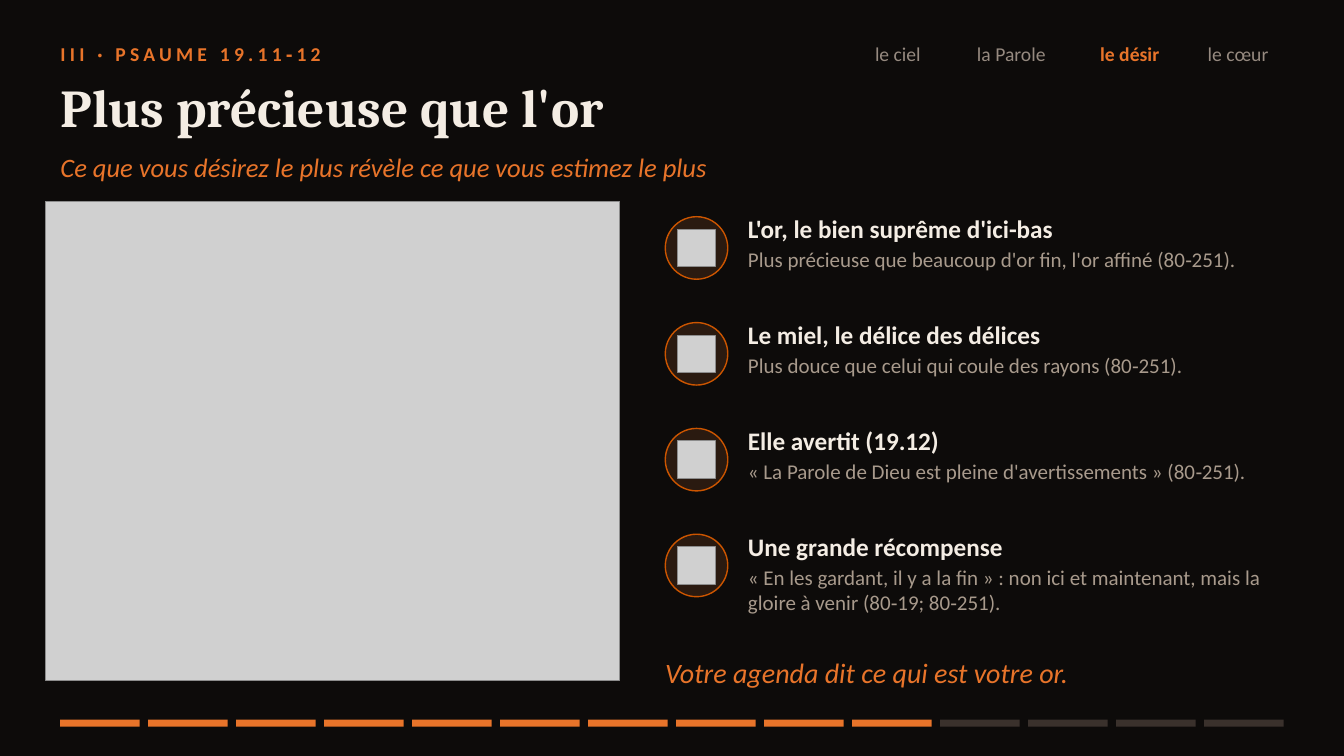
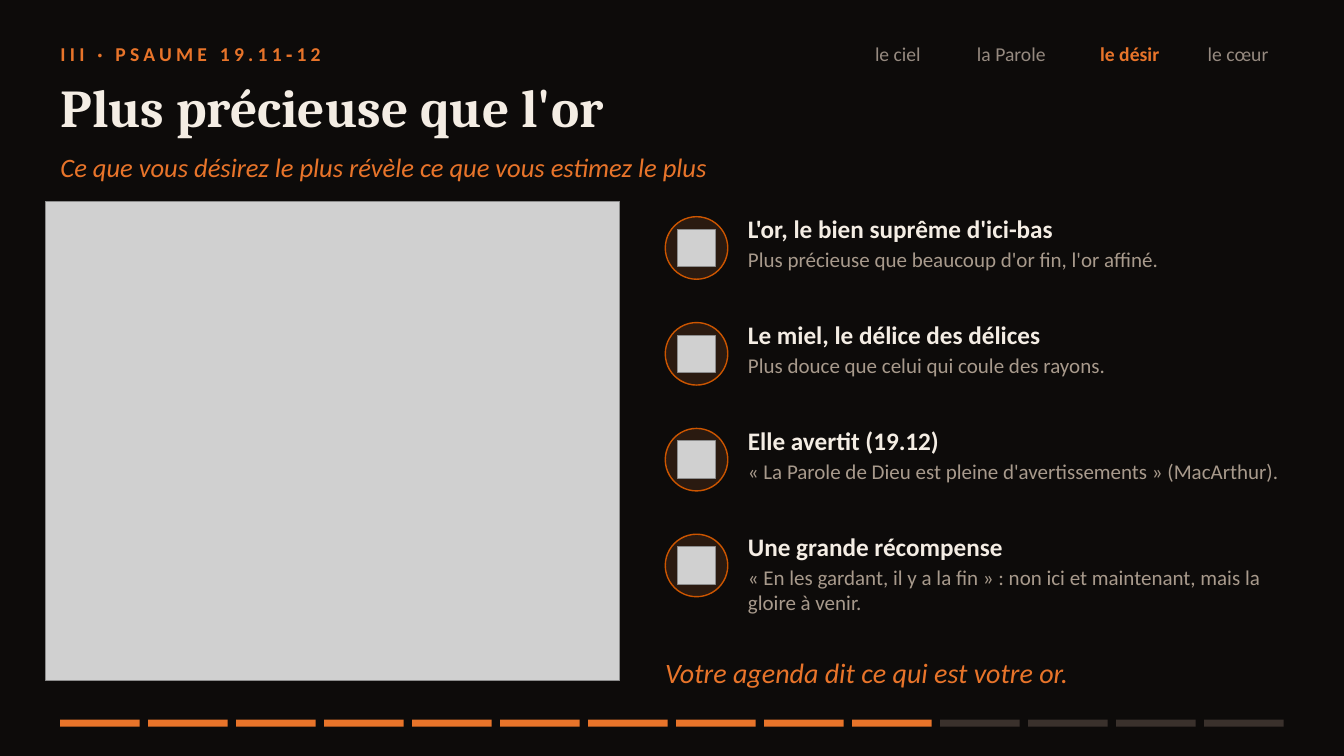
Before and after one commit to agbruneau/Prospection, a slide deck: slide 10 of Presentation-Psaume-19.pptx. Drawn at 1344x756 pixels with LibreOffice and Linux fonts; fonts in the diff are those of the drawing; grey boxes stand for pictures. Boxes give left, top, right and bottom in pixels: in the first picture for what was removed or moved away, otherwise in the second. Text is boxed around its words. In the diff, an @@ line names an element or a change of style, - is before the commit and + after.

```diff
--- a/Presentation-Psaume-19.pptx
+++ b/Presentation-Psaume-19.pptx
@@ text at bbox=[748, 252, 1158, 271]: text changed @@
-Plus précieuse que beaucoup d'or fin, l'or affiné (80‑251).
+Plus précieuse que beaucoup d'or fin, l'or affiné.
@@ text at bbox=[748, 358, 1104, 377]: text changed @@
-Plus douce que celui qui coule des rayons (80‑251).
+Plus douce que celui qui coule des rayons.
@@ text at bbox=[763, 464, 1278, 483]: text changed @@
-« La Parole de Dieu est pleine d'avertissements » (80‑251).
+« La Parole de Dieu est pleine d'avertissements » (MacArthur).
@@ text at bbox=[748, 570, 1260, 614]: text changed @@
-« En les gardant, il y a la fin » : non ici et maintenant, mais la gloire à venir (80‑19; 80‑251).
+« En les gardant, il y a la fin » : non ici et maintenant, mais la gloire à venir.
```
Also in this commit, not shown: 11 other slides changed, 4 other files.
